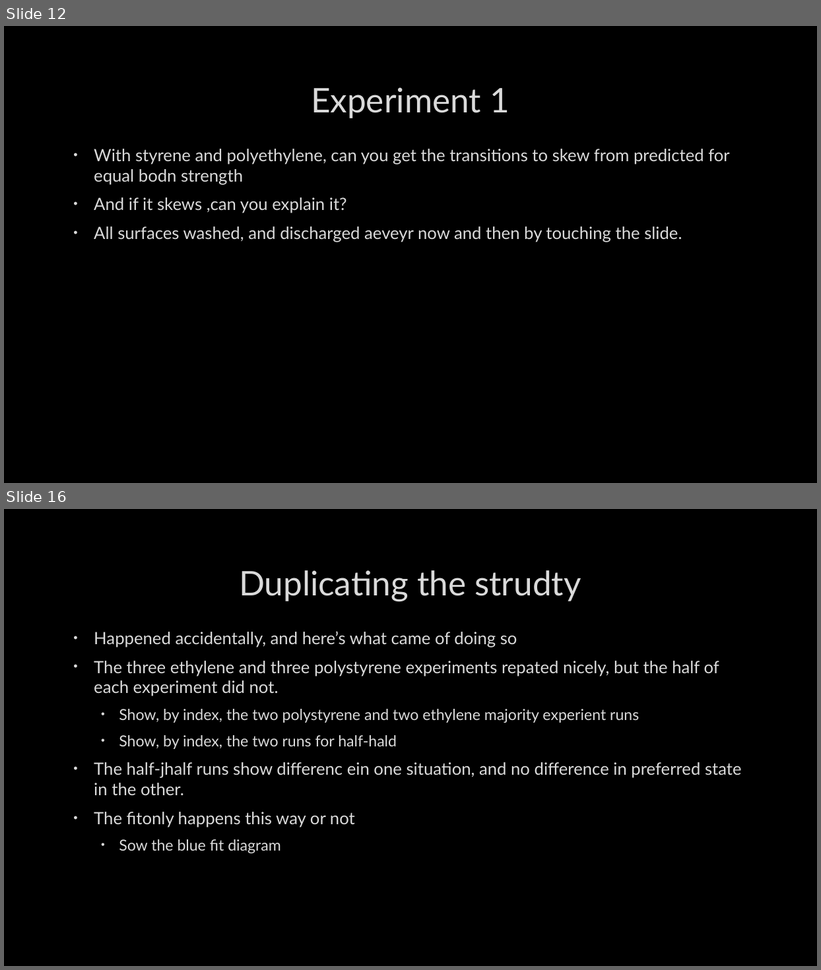
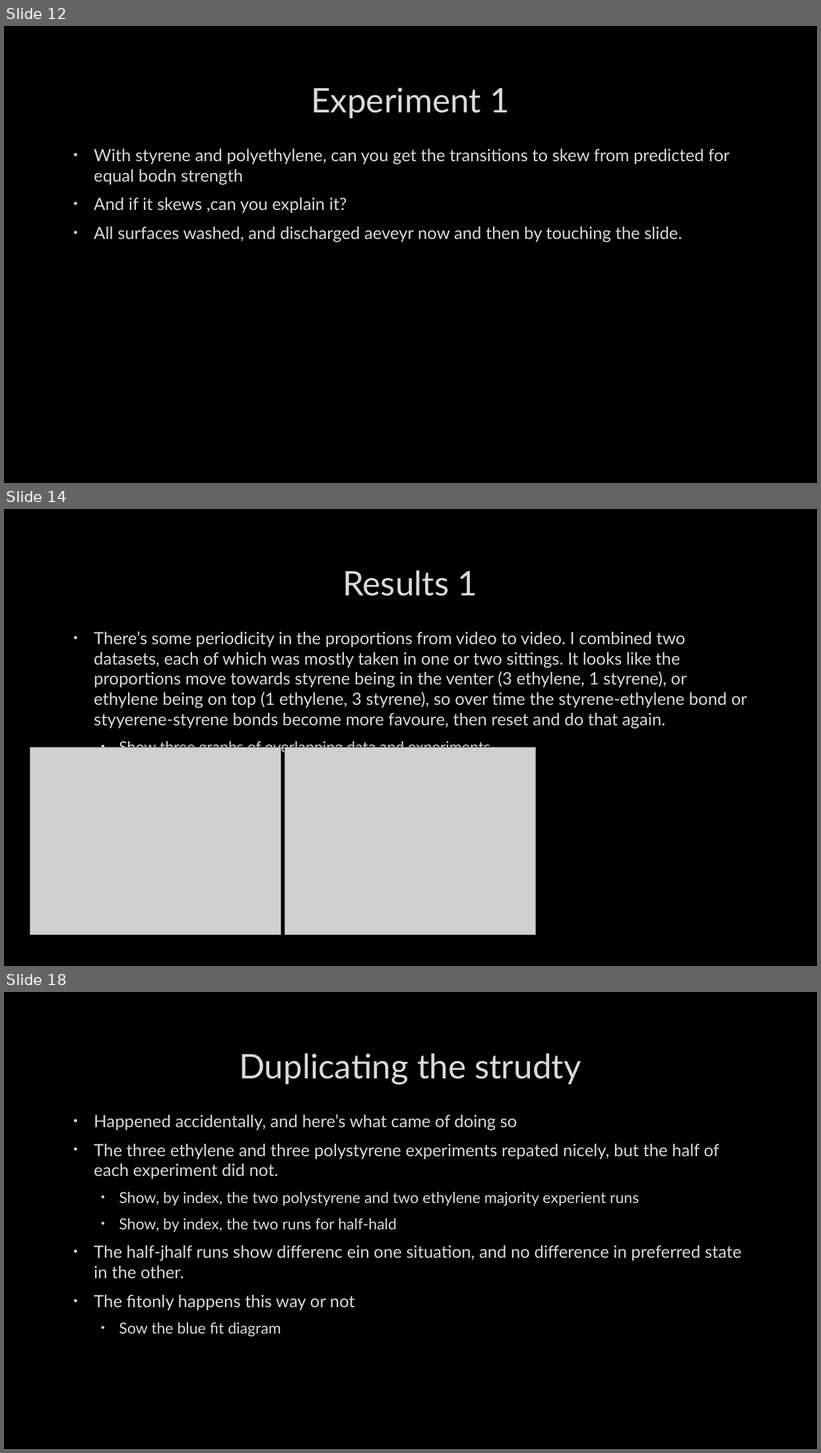
Before and after one commit to TchakamauRa/Soft-Matter, a slide deck: Backup copy.pptx. Shown one above the other, each under a label of ours: slides 12 and 16 before the commit, slides 12, 14 and 18 after it; the slides between them are not shown. The pictures are 821x970 and 821x1453 pixels, drawn with LibreOffice and Linux fonts; fonts in the diff are those of the drawing; grey boxes stand for pictures; background and template pictures are left out. Boxes give left, top, right and bottom in pixels: in the first picture for what was removed or moved away, otherwise in the second. Text is boxed around its words. In the diff, an @@ line names an element or a change of style, - is before the commit and + after.

```diff
--- a/Backup copy.pptx
+++ b/Backup copy.pptx
@@ slide 14 added at [4,509,817,966], background picture (left out) @@
@@ title added at [343,570,478,596], 40 pt, text #DADADA @@
+Results 1
@@ text added at [94,631,747,756], 20 pt, text #DADADA @@
+• There’s some periodicity in the proportions from video to video. I combined two datasets, each of which was mostly taken in one or two sittings. It looks like the proportions move towards styrene being in the venter (3 ethylene, 1 styrene), or ethylene being on top (1 ethylene, 3 styrene), so over time the styrene-ethylene bond or styyerene-styrene bonds become more favoure, then reset and do that again.
+  • Show three graphs of overlapping data and experiments
@@ picture added at [30,747,281,935] @@
@@ picture added at [285,747,535,935] @@
@@ what was slide 16 is now slide 18 @@
```
Also in this commit, not shown: 2 slides changed, 5 other slides added, 5 other files.
